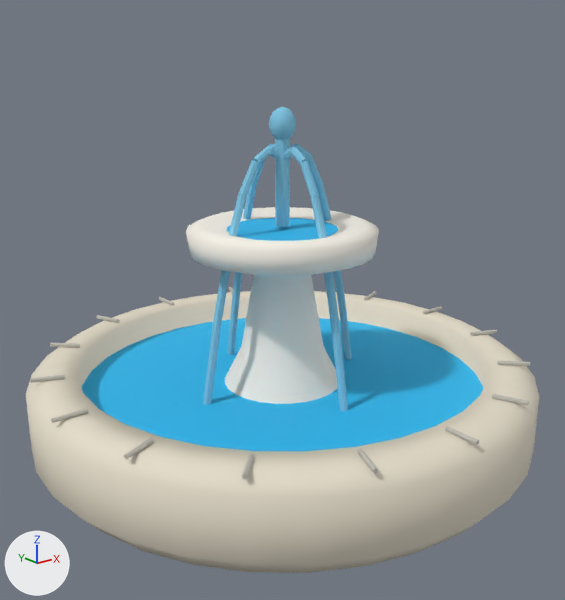
The Blender file assets-source/fountain.blend: old version first, new version second.
Before and after are seen from a 50 mm camera at (-1.65, -2.07, 1.73) aimed at (-0.03, -0.04, 0.92). Arrows for +X, +Y and +Z are at lower left; the lights stay in place. The older version comes first.

Names of what the first picture shows: 'basin segment seam', 'fountain stem', 'pool', 'stone basin', 'water jet'.
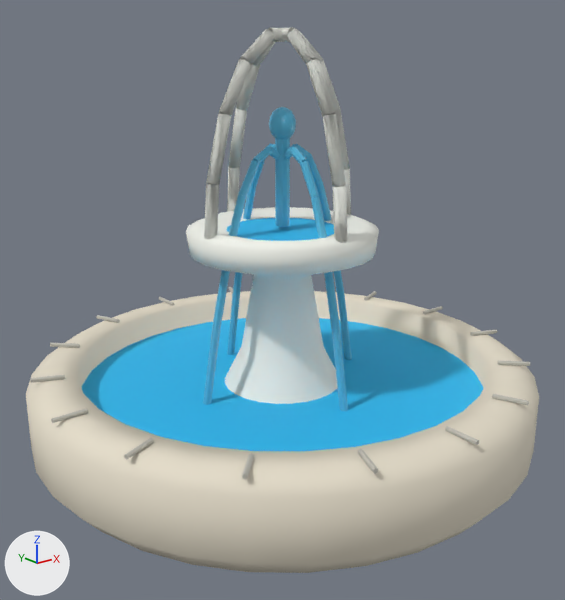
What differs and where, as boxes [x1, y1, x2, y2] in the pictures (565 x 600 px):
'fountain stem', reshaped (91% taller): before [186, 207, 379, 404]; after [186, 27, 379, 404]
'water jet', recoloured: [203, 107, 352, 411] in both
part 1 of me_fountain_stem, added: after [268, 28, 297, 42]
part 2 of me_fountain_stem, added: after [281, 27, 295, 42]
part 3 of me_fountain_stem, added: after [204, 29, 351, 243]

What changed in the scene script:
```text
Change mat_eco_glass:
    mat_eco_glass.base_color: (0.209, 0.565, 0.776) -> (0.0908, 0.468, 0.708)  # cyan #7ec6e4 -> cyan #55b6db
Change me_fountain_stem:
    used by ob_fountain_stem; location = (0.0, 0.0, 0.0)
    remove me_fountain_stem.from_pydata(...)  # 192 vertices, 168 faces; spans x -0.33..0.33, y -0.33..0.33, z 0.58..1.18
    add me_fountain_stem.from_pydata(...)  # 768 vertices, 528 faces; spans x -0.33..0.33, y -0.33..0.33, z 0.58..1.81
    me_fountain_stem part 1: a new loose piece, an 8-sided cylinder along x spanning x -0.052..0.052, y -0.021..0.021, z 1.768..1.81, in mat_eco_white (white #f4f6ee)
    me_fountain_stem part 2: a new loose piece, an 8-sided cylinder along y spanning x -0.021..0.021, y -0.052..0.052, z 1.768..1.81, in mat_eco_white (white #f4f6ee)
    me_fountain_stem part 3: 512 vertices added at x -0.321..0.321, y -0.321..0.321, z 1.098..1.805
    other edits to the shape of me_fountain_stem do not show in these pictures
```
